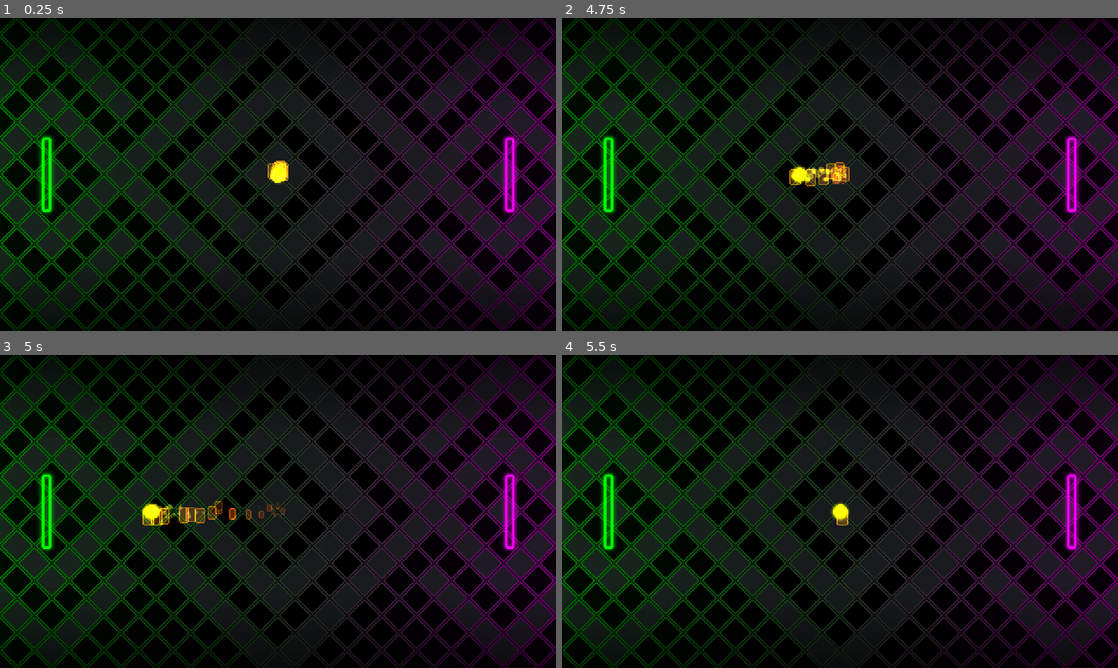
Above: before the commit, frames 1-4 (two rows, left to right).
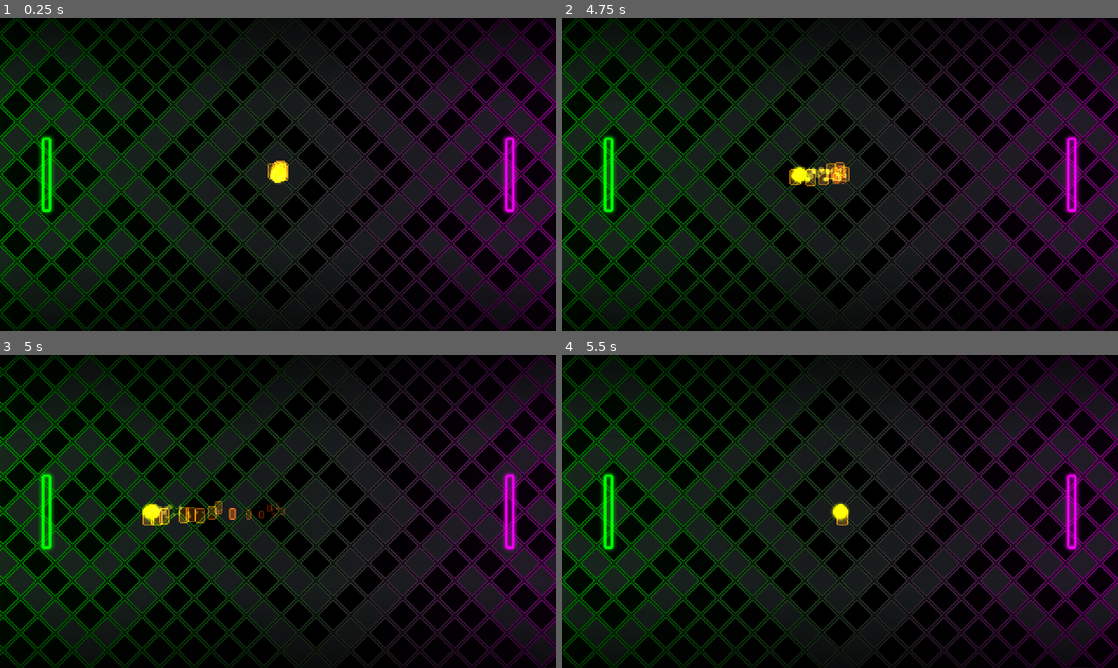
Above: after the commit, the same moments.

Repository: adatechschool/spin-spong
Game: Godot game, scene res://scenes/Pong.tscn
Two runs of this game, one before a commit and one after it. Both use one fixed random seed, a clock stepped at 60 frames per second and the inputs below.
Inputs:
- Up to frame 1 (0.25 s): no input
- Up to frame 2 (4.75 s): tap Enter (ui_accept) at 0.5, 0.77, 1.25, 1.52, 2.75, 3.02, 3.77, 4.25, 4.52 s; hold R 0.53-1.28 s; tap R at 1.35, 2.85, 4.35 s; hold R 2.03-2.78 s; hold R 3.53-4.28 s; tap F2 (decrease, bound only after the commit) at 4.15 s
- Up to frame 3 (5 s): tap F1 (increase, bound only after the commit) at 4.9 s
- Up to frame 4 (5.5 s): hold R from 5.03 s (still down)

Frames 1-2 are identical in both runs. In frame 3, 50% of the frame differs, in the area x 0-100%, y 0-100%; in frame 4, nothing differs.

Commit message:
Add F1 / F2 keys to manage score

Diff:
--- a/project.godot
+++ b/project.godot
@@ -34,6 +34,7 @@
 window/size/width=480
 window/size/height=270
 window/size/resizable=false
+window/size/fullscreen=true
 window/size/test_width=960
 window/size/test_height=540
 window/stretch/mode="viewport"
@@ -91,6 +92,18 @@
 , Object(InputEventKey,"resource_local_to_scene":false,"resource_name":"","device":0,"alt":false,"shift":false,"control":false,"meta":false,"command":false,"pressed":false,"scancode":83,"unicode":0,"echo":false,"script":null)
  ]
 }
+increase={
+"deadzone": 0.5,
+"events": [ Object(InputEventKey,"resource_local_to_scene":false,"resource_name":"","device":0,"alt":false,"shift":false,"control":false,"meta":false,"command":false,"pressed":false,"scancode":16777244,"unicode":0,"echo":false,"script":null)
+, Object(InputEventKey,"resource_local_to_scene":false,"resource_name":"","device":0,"alt":false,"shift":false,"control":false,"meta":false,"command":false,"pressed":false,"scancode":43,"unicode":0,"echo":false,"script":null)
+ ]
+}
+decrease={
+"deadzone": 0.5,
+"events": [ Object(InputEventKey,"resource_local_to_scene":false,"resource_name":"","device":0,"alt":false,"shift":false,"control":false,"meta":false,"command":false,"pressed":false,"scancode":16777245,"unicode":0,"echo":false,"script":null)
+, Object(InputEventKey,"resource_local_to_scene":false,"resource_name":"","device":0,"alt":false,"shift":false,"control":false,"meta":false,"command":false,"pressed":false,"scancode":45,"unicode":0,"echo":false,"script":null)
+ ]
+}
 
 [layer_names]
 
--- a/scripts/Pong.gd
+++ b/scripts/Pong.gd
@@ -22,10 +22,12 @@
 func _process(delta):
 	if Input.is_key_pressed(KEY_R):
 		get_tree().reload_current_scene()
-	if Input.is_key_pressed(KEY_PLUS):
-		score(2)
-	if Input.is_key_pressed(KEY_MINUS):
-		score(-2)
+	if Input.is_action_just_pressed("increase"):
+		reset_lock(null)
+		score(1)
+	if Input.is_action_just_pressed("decrease"):
+		reset_lock(null)
+		score(-1)
 
 func adriel_touched(_body: Ball):
 	score(-1)
